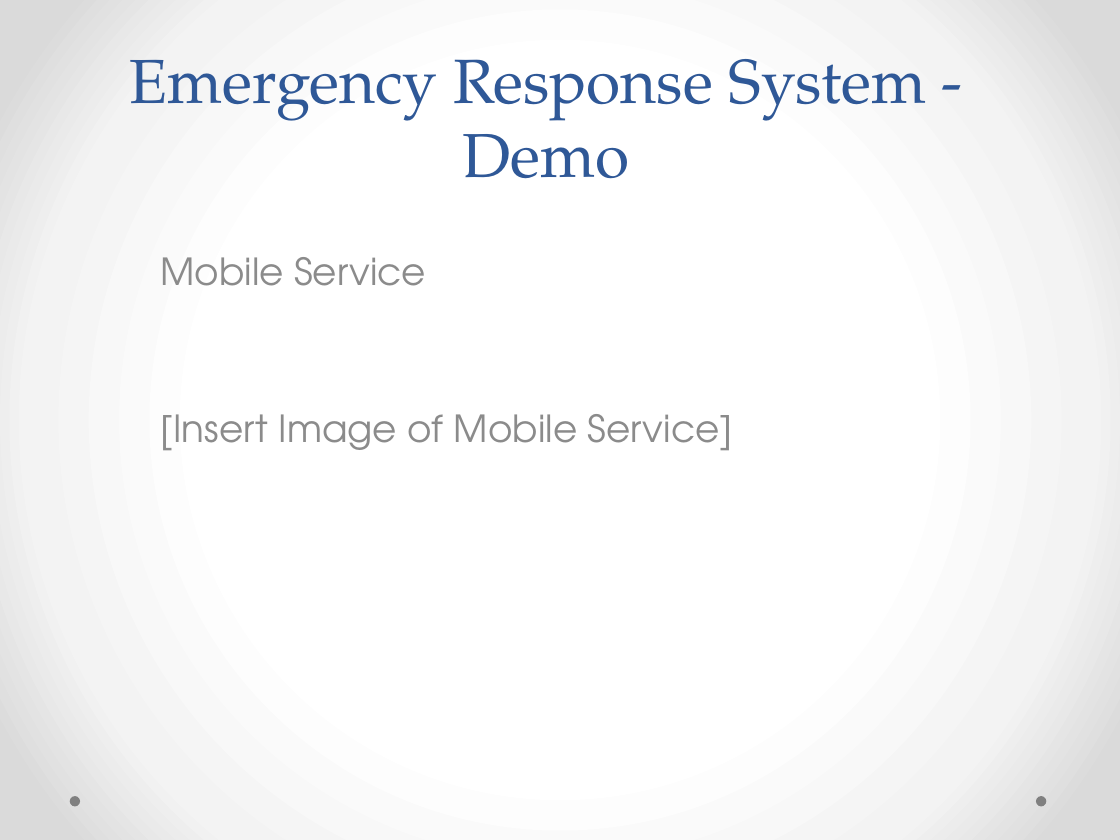
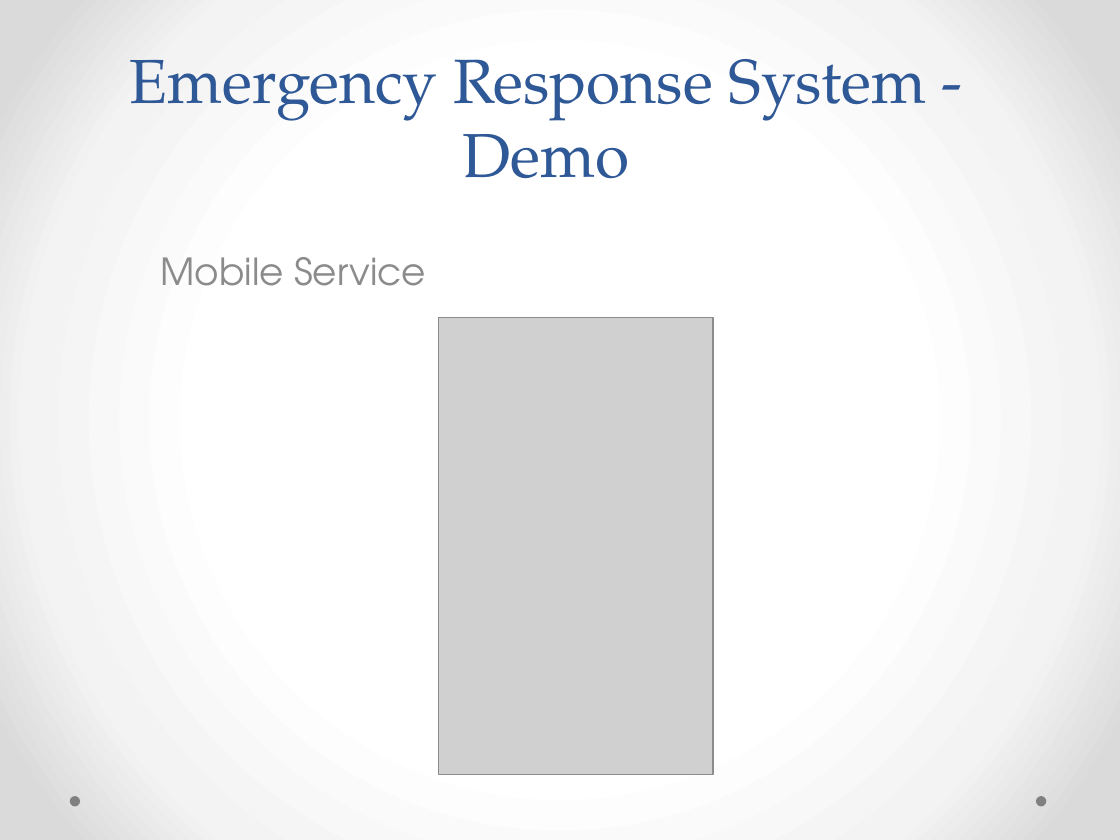
Before and after one commit to natrajkaushik/EmergencyResponseSystem, a slide deck: slide 5 of presentation/Emergency Response System.pptx (slide 4 before the commit). Drawn at 1120x840 pixels with LibreOffice and Linux fonts; fonts in the diff are those of the drawing; grey boxes stand for pictures. Boxes give left, top, right and bottom in pixels: in the first picture for what was removed or moved away, otherwise in the second. Text is boxed around its words. In the diff, an @@ line names an element or a change of style, - is before the commit and + after.

Commit message:
Changes to ppt

```diff
--- a/presentation/Emergency Response System.pptx
+++ b/presentation/Emergency Response System.pptx
@@ picture added at box(439, 317, 713, 774) @@
@@ subtitle at box(161, 414, 733, 450): paragraph removed @@
-[Insert Image of Mobile Service]
```
Also in this commit, not shown: 4 other slides changed, 4 slides added, 8 other files.
